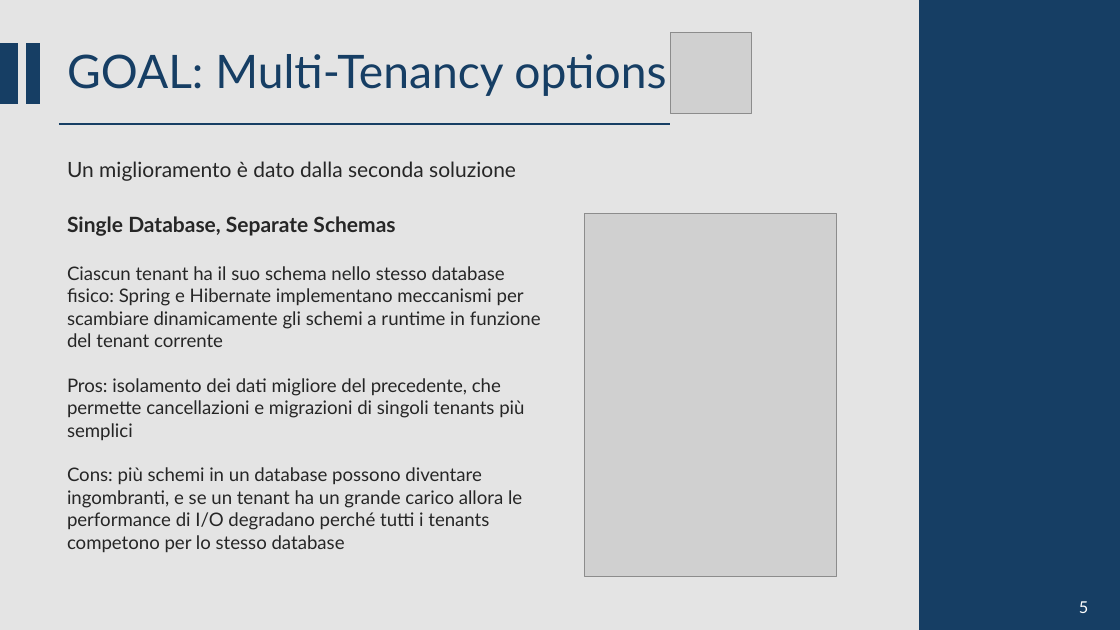
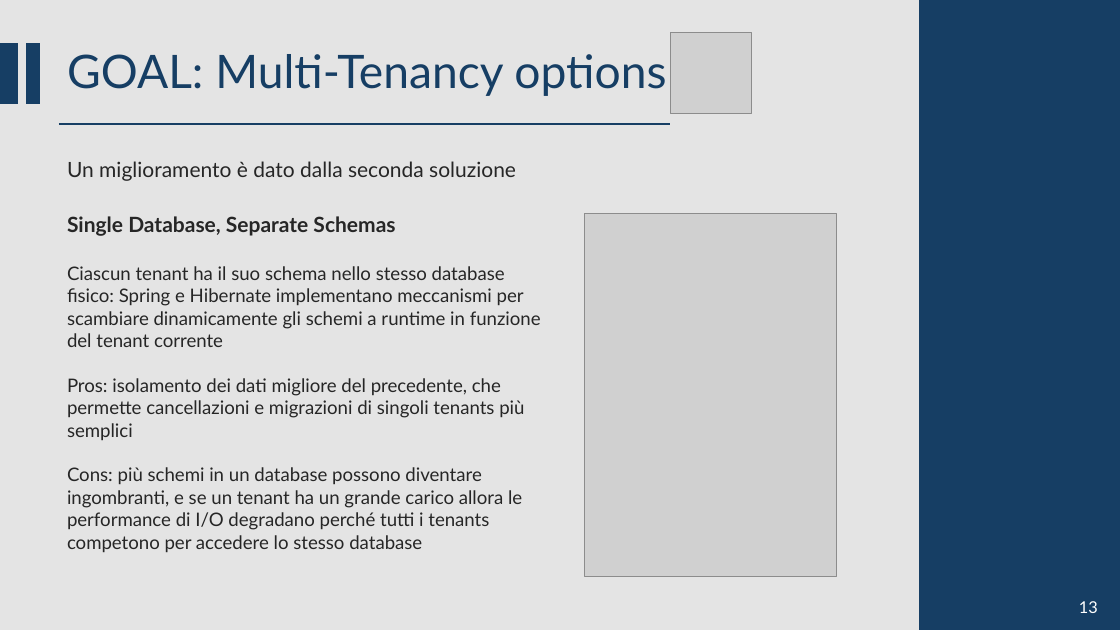
Before and after one commit to CSW-Teams/MS3-docs, a slide deck: slide 13 of ShiftsHappen/Sprint 1/CSW Sprint 1.pptm. Drawn at 1120x630 pixels with LibreOffice and Linux fonts; fonts in the diff are those of the drawing; grey boxes stand for pictures. Boxes give left, top, right and bottom in pixels: in the first picture for what was removed or moved away, otherwise in the second. Text is boxed around its words. In the diff, an @@ line names an element or a change of style, - is before the commit and + after.

```diff
--- a/ShiftsHappen/Sprint 1/CSW Sprint 1.pptm
+++ b/ShiftsHappen/Sprint 1/CSW Sprint 1.pptm
@@ text at (67,467,522,552): text changed @@
-Cons: più schemi in un database possono diventare ingombranti, e se un tenant ha un grande carico allora le performance di I/O degradano perché tutti i tenants competono per lo stesso database
+Cons: più schemi in un database possono diventare ingombranti, e se un tenant ha un grande carico allora le performance di I/O degradano perché tutti i tenants competono per accedere lo stesso database
@@ text at (1079,601,1098,613): text changed @@
-5
+13
```
Also in this commit, not shown: 14 other slides changed.
